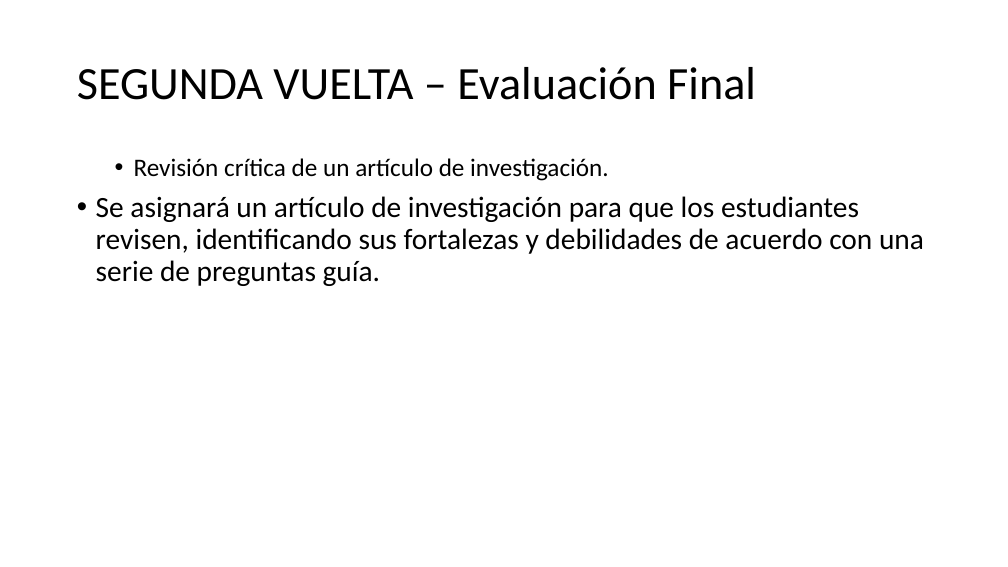
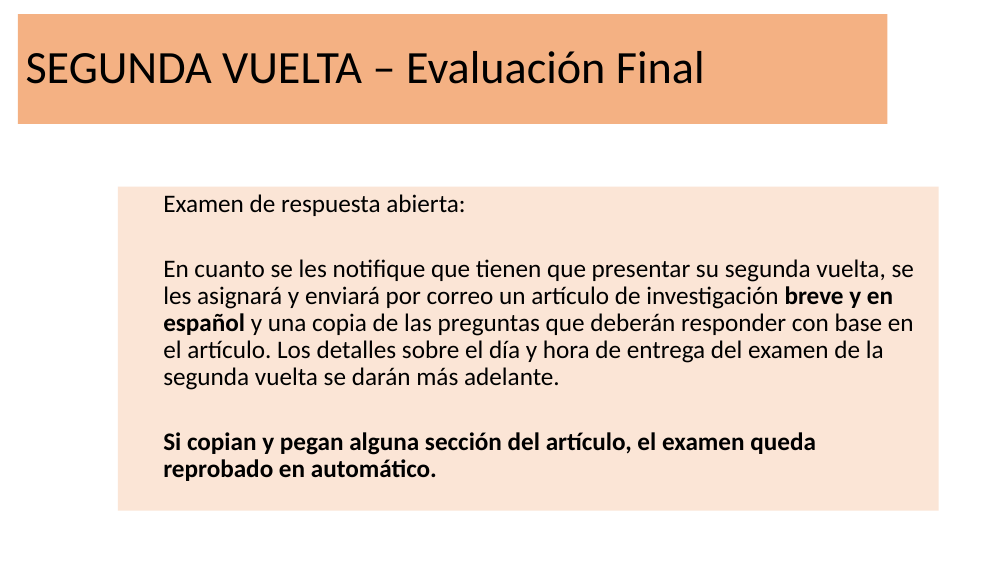
Before and after one commit to Adrifelcha/afchavez-019, a slide deck: slide 10 of JeanPiaget/2019-2020/Cuarentena/Evaluación Final.pptx (slide 7 before the commit). Drawn at 1008x567 pixels with LibreOffice and Linux fonts; fonts in the diff are those of the drawing. Boxes give left, top, right and bottom in pixels: in the first picture for what was removed or moved away, otherwise in the second. Text is boxed around its words. In the diff, an @@ line names an element or a change of style, - is before the commit and + after.

```diff
--- a/JeanPiaget/2019-2020/Cuarentena/Evaluación Final.pptx
+++ b/JeanPiaget/2019-2020/Cuarentena/Evaluación Final.pptx
@@ title "SEGUNDA VUELTA – Evaluación Final" resized from (x1=77, y1=67, x2=756, y2=100) to (x1=18, y1=14, x2=888, y2=124) @@
@@ title "SEGUNDA VUELTA – Evaluación Final" at (x1=18, y1=14, x2=888, y2=124): fill none to #F4B183 @@
@@ text "Examen de respuesta abierta:" resized from (x1=96, y1=158, x2=924, y2=286) to (x1=118, y1=187, x2=939, y2=511) @@
@@ text "Examen de respuesta abierta:" at (x1=118, y1=187, x2=939, y2=511): fill none to #FBE5D6 @@
@@ text at (x1=163, y1=194, x2=914, y2=481): text changed; size 28 to 24 pt @@
-  • Revisión crítica de un artículo de investigación.
-• Se asignará un artículo de investigación para que los estudiantes revisen, identificando sus fortalezas y debilidades de acuerdo con una serie de preguntas guía.
+  Examen de respuesta abierta:
+  En cuanto se les notifique que tienen que presentar su segunda vuelta, se les asignará y enviará por correo un artículo de investigación breve y en español y una copia de las preguntas que deberán responder con base en el artículo. Los detalles sobre el día y hora de entrega del examen de la segunda vuelta se darán más adelante.
+  Si copian y pegan alguna sección del artículo, el examen queda reprobado en automático.
```
Also in this commit, not shown: 2 other slides changed, 3 slides added, 26 other files.
